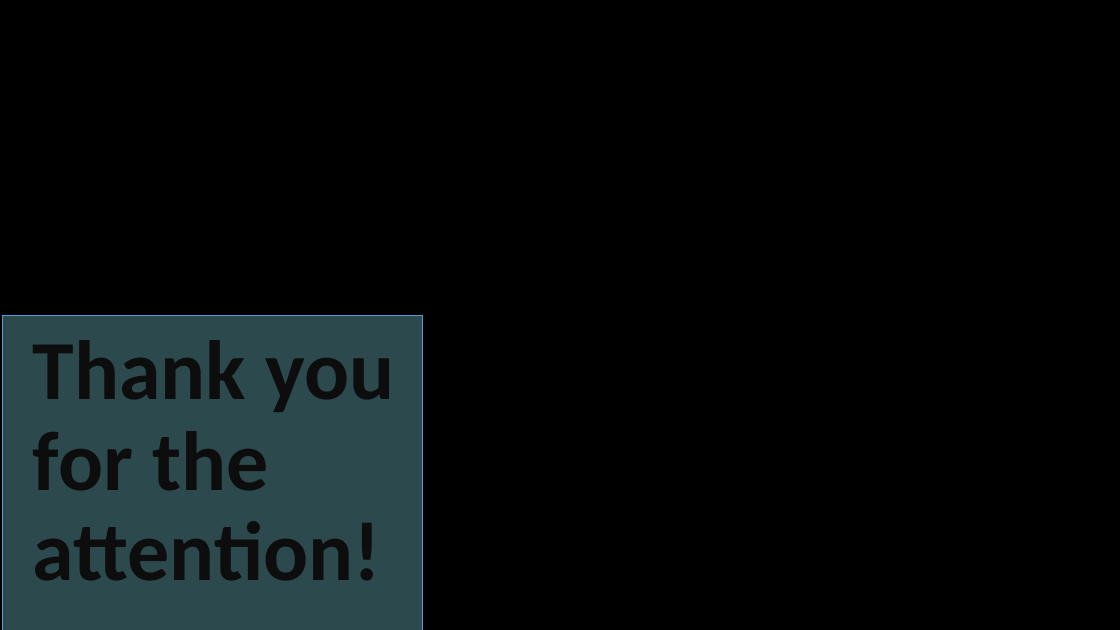
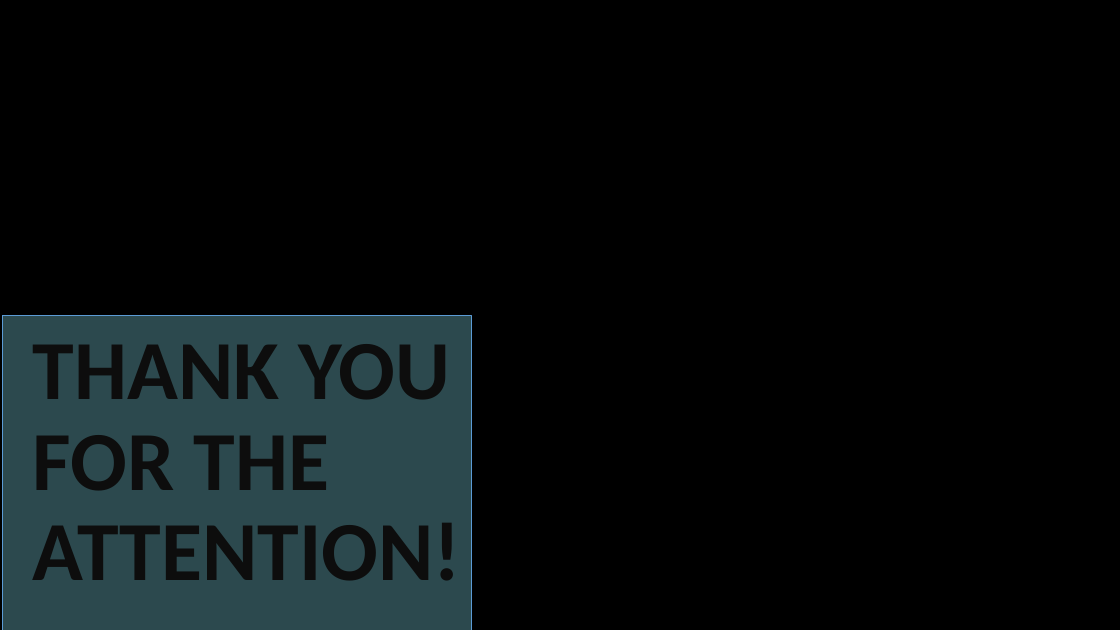
Before and after one commit to Nenne2000/SocialNetwork_Graph_CBAnonymization, a slide deck: slide 19 of DPP project.pptx (slide 17 before the commit). Drawn at 1120x630 pixels with LibreOffice and Linux fonts; fonts in the diff are those of the drawing; background and template pictures are left out. Boxes give left, top, right and bottom in pixels: in the first picture for what was removed or moved away, otherwise in the second. Text is boxed around its words. In the diff, an @@ line names an element or a change of style, - is before the commit and + after.

```diff
--- a/DPP project.pptx
+++ b/DPP project.pptx
@@ rectangle: place and size @@
-rectangle at [3, 315, 423, 630]
+rectangle at [3, 315, 471, 630]
@@ title at [33, 344, 461, 580]: text changed @@
-Thank you for the attention!
+THANK YOU FOR THE ATTENTION!
```
Also in this commit, not shown: 1 other slide changed, 2 slides added, 1 other file.
